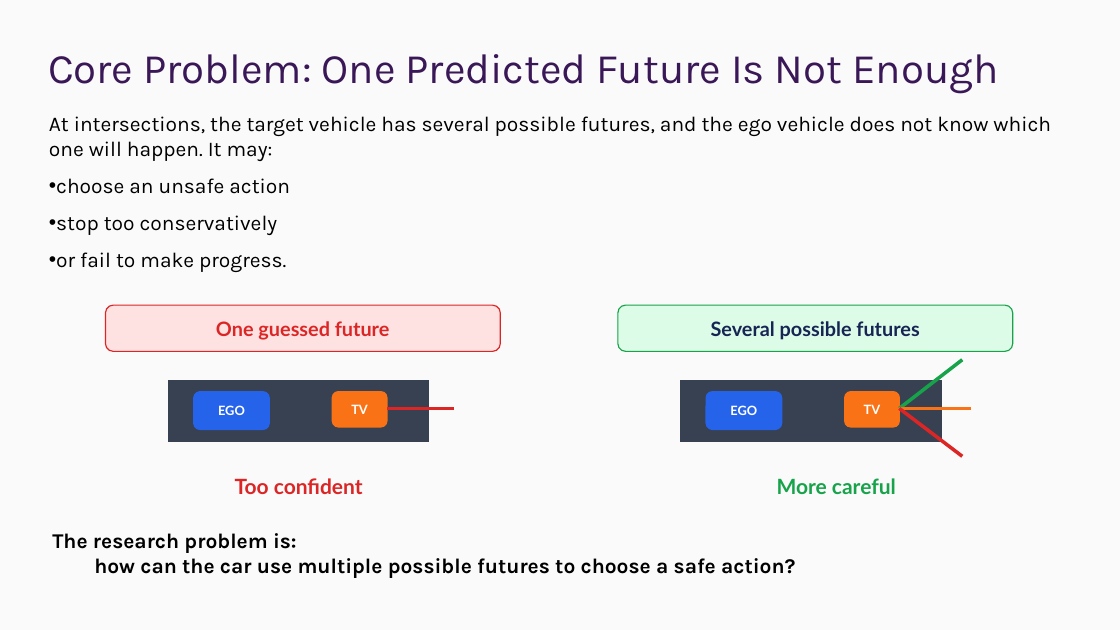
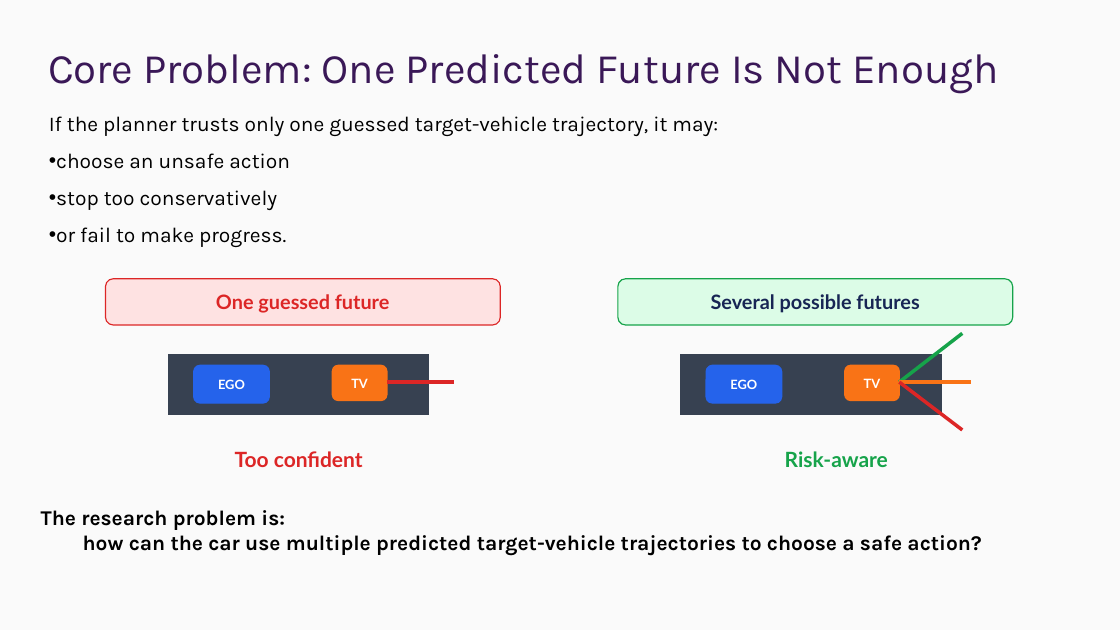
Before and after one commit to ChrisXiejq/Research-Project-IMLS, a slide deck: slide 4 of docs/presentation/25027138 - Presentation.pptx. Drawn at 1120x630 pixels with LibreOffice and Linux fonts; fonts in the diff are those of the drawing; background and template pictures are left out. Boxes give left, top, right and bottom in pixels: in the first picture for what was removed or moved away, otherwise in the second. Text is boxed around its words. In the diff, an @@ line names an element or a change of style, - is before the commit and + after.

```diff
--- a/docs/presentation/25027138 - Presentation.pptx
+++ b/docs/presentation/25027138 - Presentation.pptx
@@ text at (49, 116, 718, 136): text changed @@
-At intersections, the target vehicle has several possible futures, and the ego vehicle does not know which one will happen. It may:
+If the planner trusts only one guessed target-vehicle trajectory, it may:
@@ 6 rounded rectangles, 4 lines, 2 rectangles, 1 text: place and size @@
-6 rounded rectangles, 4 lines, 2 rectangles, 1 text at (106, 305, 1013, 494)
+6 rounded rectangles, 4 lines, 2 rectangles, 1 text at (106, 279, 1013, 467)
@@ text at (785, 451, 888, 467): text changed @@
-More careful
+Risk-aware
@@ text "The research problem is:": place and size @@
-text "The research problem is:" at (52, 533, 795, 578)
+text "The research problem is:" at (41, 510, 981, 556)
@@ text at (83, 535, 981, 556): text changed @@
-how can the car use multiple possible futures to choose a safe action?
+how can the car use multiple predicted target-vehicle trajectories to choose a safe action?
```
Also in this commit, not shown: 8 other slides changed, 1 slide added, 1 slide removed, 4 other files.
